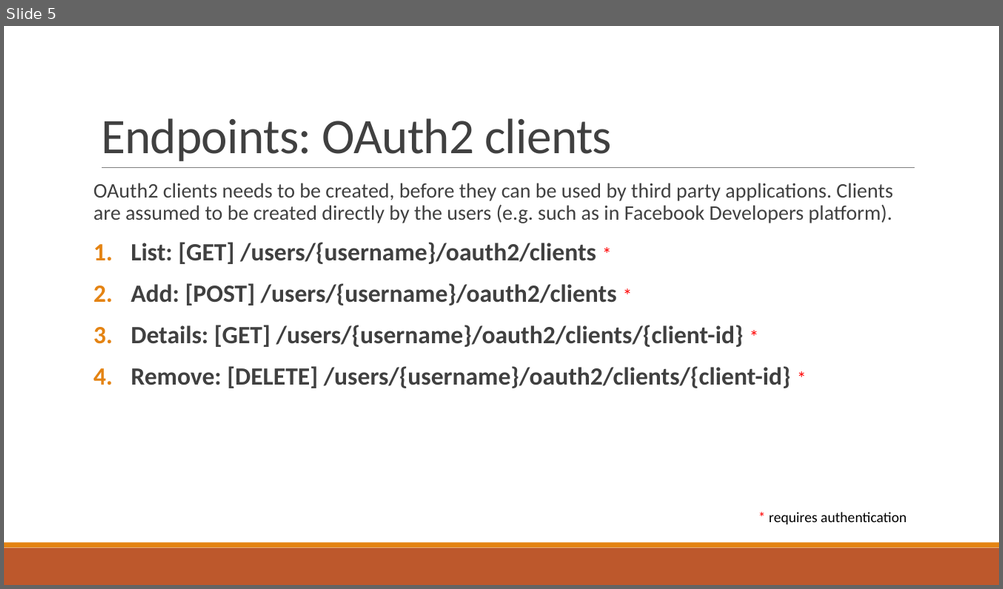
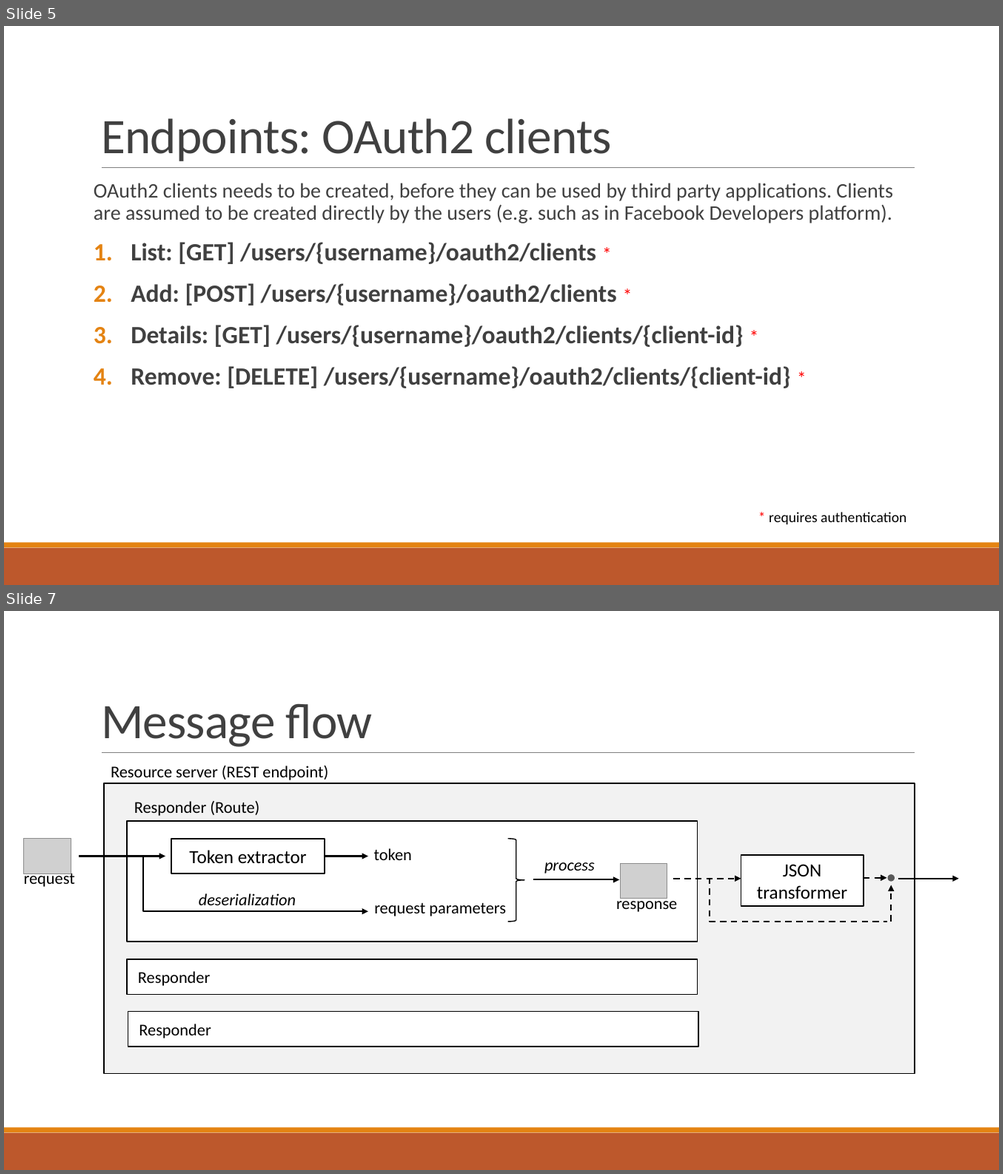
Before and after one commit to aricasa/Middleware_REST, a slide deck: docs/Report.pptx. Shown one above the other, each under a label of ours: slide 5 before the commit, slides 5 and 7 after it; the slides between them are not shown. The pictures are 1003x589 and 1003x1174 pixels, drawn with LibreOffice and Linux fonts; fonts in the diff are those of the drawing; grey boxes stand for pictures. Boxes give left, top, right and bottom in pixels: in the first picture for what was removed or moved away, otherwise in the second. Text is boxed around its words. In the diff, an @@ line names an element or a change of style, - is before the commit and + after.

```diff
--- a/docs/Report.pptx
+++ b/docs/Report.pptx
@@ slide 7 added at (4, 611, 999, 1170), background #FFFFFF; not listed: 3 template elements that a slide beside it also shows @@
@@ title added at (101, 703, 373, 747), 48 pt, text #404040 @@
+Message flow
@@ text added at (111, 766, 328, 780), 16 pt, text #000000 @@
+Resource server (REST endpoint)
@@ rectangle added at (104, 783, 914, 1074), fill #F2F2F2, outline #000000 1.25 pt @@
@@ text added at (134, 801, 259, 816), 16 pt, text #000000 @@
+Responder (Route)
@@ rectangle added at (127, 821, 698, 943), fill #FFFFFF, outline #000000 1.25 pt @@
@@ picture added at (23, 839, 71, 874) @@
@@ rectangle added at (171, 839, 324, 874), outline #000000 1.25 pt, 18 pt, text #000000 @@
+Token extractor
@@ text added at (374, 849, 412, 860), 16 pt, text #000000 @@
+token
@@ right brace added at (508, 839, 524, 921), outline #000000 1 pt @@
@@ text added at (24, 870, 75, 887), 16 pt, text #000000 @@
+request
@@ arrow added from (79, 857) to (165, 857), #000000 1.5 pt @@
@@ elbow arrow added from (155, 857) to (368, 911), #000000 1.5 pt @@
@@ arrow added from (325, 857) to (368, 857), #000000 1.5 pt @@
@@ text added at (544, 863, 595, 874), 16 pt, text #000000, italic @@
+process
@@ picture added at (620, 864, 667, 899) @@
@@ rectangle added at (741, 855, 864, 906), fill #FFFFFF, outline #000000 1.25 pt, 18 pt, text #000000 @@
+JSON
+transformer
@@ ellipse added at (888, 874, 894, 881), fill #595959 @@
@@ text added at (199, 894, 296, 906), 16 pt, text #000000, italic @@
+deserialization
@@ arrow added from (533, 880) to (620, 880), #000000 1.5 pt @@
@@ text added at (616, 895, 677, 912), 16 pt, text #000000 @@
+response
@@ arrow added from (673, 879) to (741, 879), #000000 1.5 pt dashed @@
@@ elbow line added from (708, 879) to (888, 922), #000000 1.5 pt dashed @@
@@ arrow added from (864, 878) to (887, 878), #000000 1.5 pt dashed @@
@@ arrow added from (891, 922) to (891, 886), #000000 1.5 pt dashed @@
@@ arrow added from (898, 879) to (959, 879), #000000 1.5 pt @@
@@ text added at (374, 903, 506, 917), 16 pt, text #000000 @@
+request parameters
@@ rectangle added at (127, 960, 698, 994), fill #FFFFFF, outline #000000 1.25 pt, 16 pt, text #000000 @@
+Responder
@@ rectangle added at (128, 1011, 699, 1047), fill #FFFFFF, outline #000000 1.25 pt, 16 pt, text #000000 @@
+Responder
```
Also in this commit, not shown: 4 slides changed, 1 other slide added.
